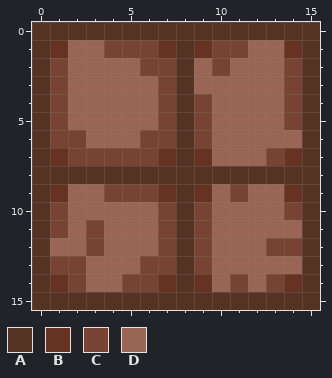
A pixel-art sprite gets an edit: assets/tileTypes/woodenWallTopOnly.png. That is the earlier state.
The file is 16x16 pixels.
Palette (. is transparent): A #553322  B #663322  C #774433  D #996655
Pixels before, first column x 0:
 0 AAAAAAAAAAAAAAAA
 1 ABDDCCCBABCCDDBA
 2 ACDDDDCCADCDDDCA
 3 ACDDDDDCADDDDDCA
 4 ACDDDDDCACDDDDCA
 5 ACDDDDDCACDDDDCA
 6 ACCDDDCCACDDDDDA
 7 ABCCCCCBABDDDCBA
 8 AAAAAAAAAAAAAAAA
 9 ABDDCCCBABDCDDBA
10 ACDDDDDCACDDDDCA
11 ACDCDDDCACDDDDDA
12 ADDCDDDCACDDDCCA
13 ACCDDDCCACDDDDDA
14 ABCDDCCBABDCDCBA
15 AAAAAAAAAAAAAAAA
Once edited:
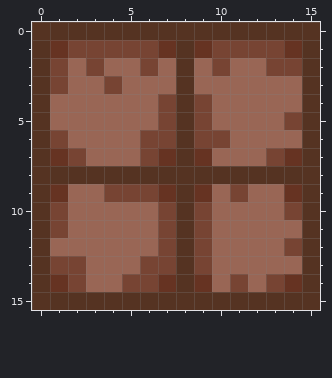
Diff:
Changed rows in their new state; - is an unchanged pixel.
first column x 1:
 1 -CC--------CC-
 2 --C---D-----C-
 3 ---C--D------D
 4 D------------D
 5 D-------------
 6 -D-------C----
 7 --DDD---------
first column x 3:
11 D----------
12 D---------D
Where, in picture pixels (left, top, right, bottom), the same in both pictures:
changed: (50, 40, 302, 256)
